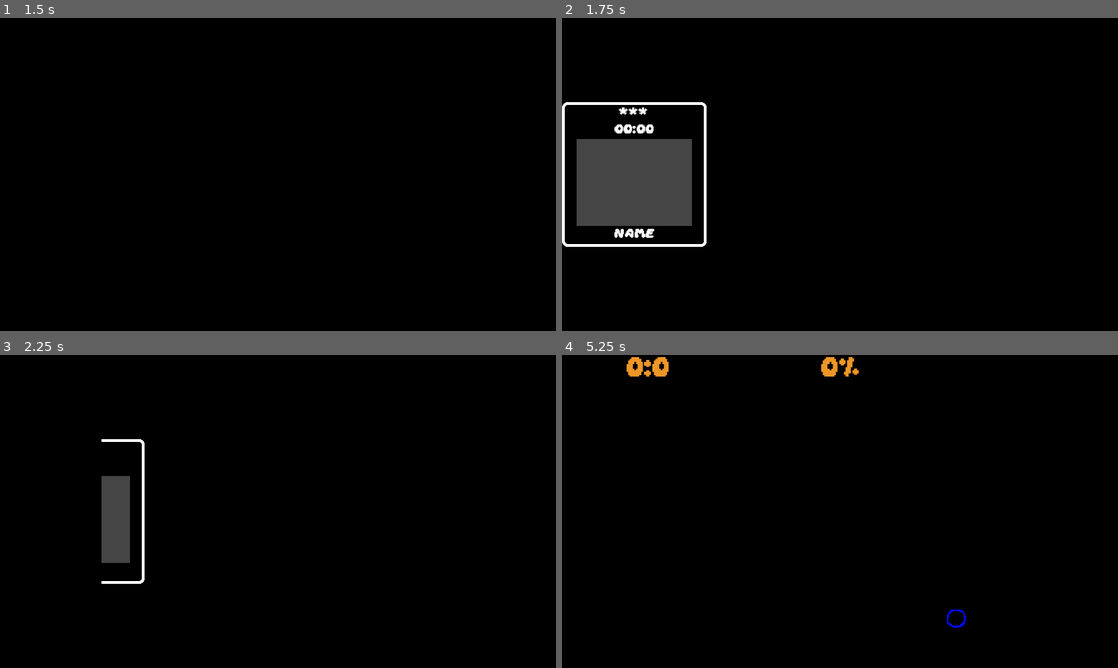
Above: before the commit, frames 1-4 (two rows, left to right).
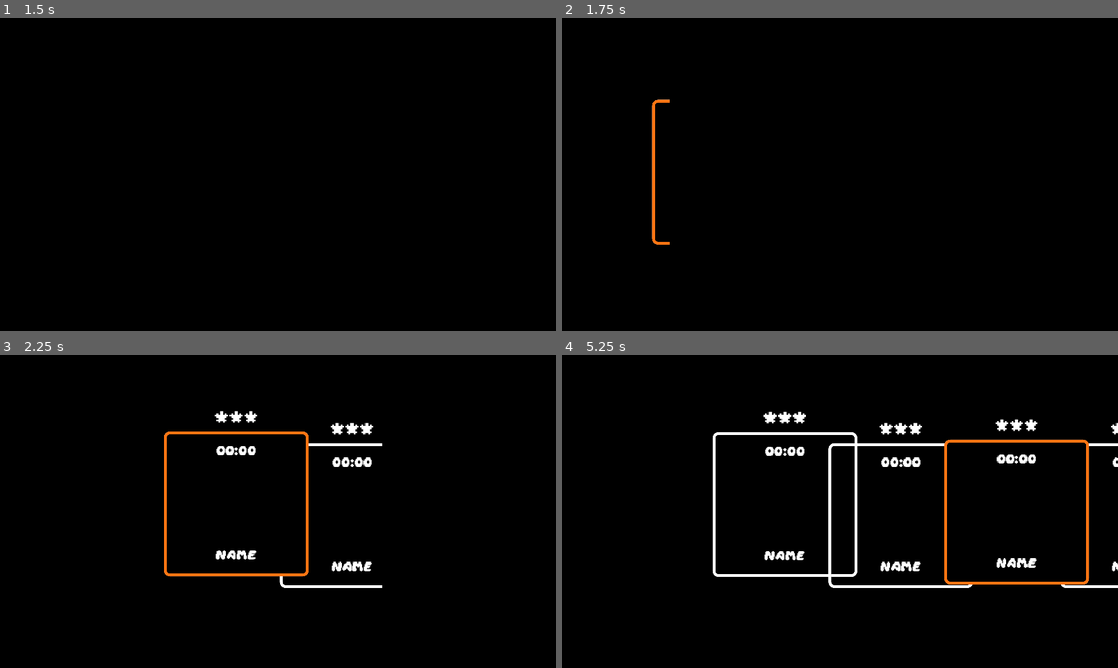
Above: after the commit, the same moments.

Repository: Willeujeans/scrapped-godot-projects
Game: Godot game, scene res://menus/main_menu/main_menu.tscn
Two runs of this game, one before a commit and one after it. Both use one fixed random seed, a clock stepped at 60 frames per second and the inputs below.
Inputs (mouse positions are in pixels of both pictures, inside the frame that each line leads up to):
- Up to frame 1 (1.5 s): click (278, 174) at 0.5 s; move the mouse to (400, 158) at 1.27 s; hold D (right) from 1.28 s (still down); click (400, 158) at 1.35 s
- Up to frame 2 (1.75 s): keep holding D (right)
- Up to frame 3 (2.25 s): release D (right) at 2 s; click (72, 511) at 2.02 s
- Up to frame 4 (5.25 s): move the mouse to (728, 527) at 2.77 s; hold A (left) 2.78-3.53 s; click (728, 527) at 2.85 s; move the mouse to (895, 442) at 3.52 s; hold D (right) 3.53-5.03 s; click (895, 442) at 3.6 s; move the mouse to (812, 574) at 4.27 s; click (812, 574) at 4.35 s; move the mouse to (1006, 558) at 5.02 s; hold A (left) from 5.03 s (still down); click (1006, 558) at 5.1 s

Frame 1 is identical in both runs. In frame 2, 7.2% of the frame differs, in the area x 0-26%, y 26-74%; in frame 3, 4.1%; in frame 4, 5.1%.

Commit message:
add Carousell level selection

Diff:
--- a/squid_game/levels/all_levels/playable_levels/tutorial.tscn
+++ b/squid_game/levels/all_levels/playable_levels/tutorial.tscn
@@ -24,6 +24,9 @@
 
 [node name="TileMap" parent="." index="2"]
 layer_0/tile_data = PackedInt32Array(196597, 65536, 3, 196598, 65536, 3, 196599, 65536, 3, 196601, 65536, 3, 196600, 65 …(5471 unchanged characters)…
+
+[node name="SceneChangeNode" parent="." index="5"]
+transition_speed = 1.0
 
 [node name="A" type="RichTextLabel" parent="." index="8"]
 z_index = 3
--- a/squid_game/levels/parent_level/tiles/advanced_tiles.gd
+++ b/squid_game/levels/parent_level/tiles/advanced_tiles.gd
@@ -71,16 +71,7 @@
 		$"../SceneChangeNode".go_next_scene()
 
 
-var escape_time_bank = 2.5
 func _process(delta):
-	if Input.is_action_pressed("escape"):
-		escape_time_bank -= 1.0 * delta
-		$"../UI/Control/HoldForLevelSelect".visible = true
-		if escape_time_bank <= 0:
-			$"../SceneChangeNode".go_next_scene()
-	if Input.is_action_just_released("escape") and escape_time_bank > 0:
-		escape_time_bank = 5.0
-		$"../UI/Control/HoldForLevelSelect".visible = false
 	if world_timer_active:
 		var current_time = (Time.get_ticks_msec() - start_time) * 0.001
 		var current_time_string = "%.1f" % current_time
--- a/squid_game/levels/parent_level/world_template.tscn
+++ b/squid_game/levels/parent_level/world_template.tscn
@@ -101,6 +101,7 @@
 autoplay = true
 
 [node name="SceneChangeNode" parent="." instance=ExtResource("6_tnd1p")]
+transition_speed = 10.0
 current_parent_scene = NodePath("..")
 
 [node name="TillNextScene" type="Timer" parent="SceneChangeNode"]
--- a/squid_game/levels/parent_level/world_template_script.gd
+++ b/squid_game/levels/parent_level/world_template_script.gd
@@ -1,21 +1,31 @@
 extends Node2D
 
+@export var transition_scene: PackedScene
 @onready var can_restart = true
-@export var transition_scene: PackedScene
+var escape_time_bank = 1.0
 
 
 func _ready():
-	$SceneChangeNode.next_scene = load("res://menus/level_select/level_selection.tscn")
+	$SceneChangeNode.next_scene = load("res://menus/level_select/level_selection_carousell.tscn")
 
 
 func _process(delta):
 	if Input.is_action_just_pressed("reset") and $TimerReset.is_stopped() and can_restart:
 		restart()
+	if Input.is_action_pressed("escape"):
+		escape_time_bank -= 1.0 * delta
+		$UI/Control/HoldForLevelSelect.visible = true
+	if escape_time_bank <= 0:
+			$SceneChangeNode.go_next_scene()
+	if Input.is_action_just_released("escape") and escape_time_bank > 0:
+		escape_time_bank = 5.0
+		$UI/Control/HoldForLevelSelect.visible = false
 
 
 func restart():
 	can_restart = false
 	var transition = transition_scene.instantiate()
+	transition.play_speed = 2.0
 	transition.connect("total_eclipse", func(): finish_restart())
 	get_parent().add_child(transition)
 
--- a/squid_game/menus/level_select/level_container.tscn
+++ b/squid_game/menus/level_select/level_container.tscn
@@ -1,16 +1,32 @@
-[gd_scene load_steps=5 format=3 uid="uid://c77rya46ib0rg"]
+[gd_scene load_steps=6 format=3 uid="uid://c77rya46ib0rg"]
 
 [ext_resource type="Script" path="res://menus/level_select/level_container.gd" id="1_csrqu"]
 [ext_resource type="FontFile" uid="uid://brxcmskbwk081" path="res://menus/daydream_3/Daydream.ttf" id="1_lh7uk"]
 [ext_resource type="StyleBox" uid="uid://c8splfuvu8vq2" path="res://menus/level_select/level_container_button.tres" id="2_4123d"]
 [ext_resource type="PackedScene" uid="uid://cyukkc7p2ok7i" path="res://menus/scene_change_node.tscn" id="3_v8mbk"]
+[ext_resource type="StyleBox" uid="uid://bn8w6ryjwujws" path="res://menus/level_select/level_container_button_focus.tres" id="4_8vcr3"]
 
 [node name="level_container" type="Control"]
-clip_contents = true
 custom_minimum_size = Vector2(500, 500)
 layout_mode = 3
 anchors_preset = 0
+offset_right = 500.0
+offset_bottom = 500.0
+pivot_offset = Vector2(250, 250)
 script = ExtResource("1_csrqu")
+
+[node name="StarCount" type="RichTextLabel" parent="."]
+clip_contents = false
+custom_minimum_size = Vector2(500, 50)
+layout_mode = 2
+offset_top = -71.0
+offset_right = 500.0
+offset_bottom = 21.0
+theme_override_colors/default_color = Color(1, 1, 1, 1)
+theme_override_fonts/normal_font = ExtResource("1_lh7uk")
+theme_override_font_sizes/normal_font_size = 60
+bbcode_enabled = true
+text = "[center]***[/center]"
 
 [node name="HBoxContainer" type="VBoxContainer" parent="."]
 clip_contents = true
@@ -22,15 +38,6 @@
 grow_vertical = 2
 theme_override_constants/separation = 5
 alignment = 1
-
-[node name="StarCount" type="RichTextLabel" parent="HBoxContainer"]
-custom_minimum_size = Vector2(500, 50)
-layout_mode = 2
-theme_override_colors/default_color = Color(1, 1, 1, 1)
-theme_override_fonts/normal_font = ExtResource("1_lh7uk")
-theme_override_font_sizes/normal_font_size = 40
-bbcode_enabled = true
-text = "[center]***[/center]"
 
 [node name="Time" type="RichTextLabel" parent="HBoxContainer"]
 custom_minimum_size = Vector2(500, 50)
@@ -44,14 +51,13 @@
 text = "[center]00:00[/center]"
 
 [node name="ScreenShotPlaceholder" type="ColorRect" parent="HBoxContainer"]
-z_index = -1
 clip_contents = true
 custom_minimum_size = Vector2(400, 300)
 layout_mode = 2
 size_flags_horizontal = 4
 size_flags_vertical = 4
 mouse_filter = 2
-color = Color(0.270588, 0.270588, 0.270588, 1)
+color = Color(0.270588, 0.270588, 0.270588, 0)
 
 [node name="Name" type="RichTextLabel" parent="HBoxContainer"]
 custom_minimum_size = Vector2(500, 50)
@@ -65,6 +71,7 @@
 text = "[center]name[/center]"
 
 [node name="Button" type="Button" parent="."]
+z_index = -1
 layout_mode = 1
 anchors_preset = 15
 anchor_right = 1.0
@@ -74,7 +81,7 @@
 theme_override_styles/normal = ExtResource("2_4123d")
 theme_override_styles/hover = ExtResource("2_4123d")
 theme_override_styles/pressed = ExtResource("2_4123d")
-theme_override_styles/focus = ExtResource("2_4123d")
+theme_override_styles/focus = ExtResource("4_8vcr3")
 clip_text = true
 
 [node name="SceneChangeNode" parent="." instance=ExtResource("3_v8mbk")]
--- /dev/null
+++ b/squid_game/menus/level_select/level_container_button_focus.tres
@@ -0,0 +1,14 @@
+[gd_resource type="StyleBoxFlat" format=3 uid="uid://bn8w6ryjwujws"]
+
+[resource]
+bg_color = Color(0, 0, 0, 1)
+border_width_left = 10
+border_width_top = 10
+border_width_right = 10
+border_width_bottom = 10
+border_color = Color(1, 0.458824, 0.0705882, 1)
+corner_radius_top_left = 20
+corner_radius_top_right = 20
+corner_radius_bottom_right = 20
+corner_radius_bottom_left = 20
+shadow_color = Color(1, 1, 1, 0.6)
--- a/squid_game/menus/level_select/level_selection.gd
+++ /dev/null
@@ -1,11 +0,0 @@
-extends Control
-@export var levels: Array[PackedScene]
-@export var level_container_scene: PackedScene
-
-
-func _ready():
-	for each in levels:
-		var level_container = level_container_scene.instantiate()
-		level_container.set_level(each)
-		level_container.get_node("SceneChangeNode").current_parent_scene = self.get_path()
-		$Carousell.add_child(level_container)
--- a/squid_game/menus/level_select/level_selection.tscn
+++ /dev/null
@@ -1,27 +0,0 @@
-[gd_scene load_steps=4 format=3 uid="uid://bn2nl2mfog3nf"]
-
-[ext_resource type="Script" path="res://menus/level_select/level_selection.gd" id="1_ejgem"]
-[ext_resource type="PackedScene" uid="uid://beos0mhvg5ym6" path="res://levels/parent_level/world_template.tscn" id="2_28jdt"]
-[ext_resource type="PackedScene" uid="uid://c77rya46ib0rg" path="res://menus/level_select/level_container.tscn" id="7_ftl6c"]
-
-[node name="SelectionPage" type="Control"]
-layout_mode = 3
-anchors_preset = 15
-anchor_right = 1.0
-anchor_bottom = 1.0
-grow_horizontal = 2
-grow_vertical = 2
-script = ExtResource("1_ejgem")
-levels = Array[PackedScene]([ExtResource("2_28jdt")])
-level_container_scene = ExtResource("7_ftl6c")
-
-[node name="Carousell" type="HBoxContainer" parent="."]
-layout_mode = 1
-anchors_preset = 14
-anchor_top = 0.5
-anchor_right = 1.0
-anchor_bottom = 0.5
-offset_top = -250.0
-offset_bottom = 250.0
-grow_horizontal = 2
-grow_vertical = 2
--- /dev/null
+++ b/squid_game/menus/level_select/level_selection_carousell.gd
@@ -0,0 +1,43 @@
+extends Control
+@export var levels: Array[PackedScene]
+@export var level_container_scene: PackedScene
+var level_elements = []
+
+
+func _ready():
+	var set_focus = false
+	var current_x = 0
+	var last_button = null
+	for each in levels:
+		var level_container = level_container_scene.instantiate()
+		level_container.set_level(each)
+		level_container.get_node("SceneChangeNode").current_parent_scene = self.get_path()
+		$Carousell.add_child(level_container)
+		level_container.position.x = current_x
+		current_x += 400
+		if not set_focus:
+			level_container.get_node("Button").grab_focus()
+			set_focus = true
+		level_elements.append(level_container)
+
+	for i in range(len(level_elements)):
+		if i - 1 >= 0:
+			level_elements[i].get_node("Button").focus_neighbor_left = level_elements[i - 1].get_node("Button").get_path()
+		if i + 1 < len(level_elements):
+			level_elements[i].get_node("Button").focus_neighbor_right = level_elements[i + 1].get_node("Button").get_path()
+
+var speed = 2.0
+var center_index = 0
+func _process(delta):
+	var center_of_screen = get_viewport().get_visible_rect().size / 2
+	var current_center = null
+	for i in range(len(level_elements)):
+		if level_elements[i].get_node("Button").has_focus():
+			current_center = level_elements[i]
+			center_index = i
+			level_elements[i].z_index = 5
+			level_elements[i].position.y = lerp(level_elements[i].position.y, -50.0, delta * speed)
+		else:
+			level_elements[i].z_index = 0
+			level_elements[i].position.y = lerp(level_elements[i].position.y, 0.0, delta * speed)
+	$Carousell.position.x = lerp($Carousell.position.x, center_of_screen.x - (current_center.position.x + 250), delta * speed)
--- /dev/null
+++ b/squid_game/menus/level_select/level_selection_carousell.tscn
@@ -0,0 +1,22 @@
+[gd_scene load_steps=5 format=3 uid="uid://bn2nl2mfog3nf"]
+
+[ext_resource type="Script" path="res://menus/level_select/level_selection_carousell.gd" id="1_f0fc4"]
+[ext_resource type="PackedScene" uid="uid://beos0mhvg5ym6" path="res://levels/parent_level/world_template.tscn" id="2_w533n"]
+[ext_resource type="PackedScene" uid="uid://c3l43bw5i6lk2" path="res://levels/all_levels/playable_levels/tutorial.tscn" id="3_1rj3e"]
+[ext_resource type="PackedScene" uid="uid://c77rya46ib0rg" path="res://menus/level_select/level_container.tscn" id="3_54qhh"]
+
+[node name="SelectionPage" type="Control"]
+layout_mode = 3
+anchors_preset = 15
+anchor_right = 1.0
+anchor_bottom = 1.0
+grow_horizontal = 2
+grow_vertical = 2
+script = ExtResource("1_f0fc4")
+levels = Array[PackedScene]([ExtResource("2_w533n"), ExtResource("3_1rj3e"), ExtResource("3_1rj3e"), ExtResource("3_1rj3e")])
+level_container_scene = ExtResource("3_54qhh")
+
+[node name="Carousell" type="Control" parent="."]
+anchors_preset = 0
+offset_top = 304.0
+offset_bottom = 304.0
--- a/squid_game/menus/main_menu/main_menu.tscn
+++ b/squid_game/menus/main_menu/main_menu.tscn
@@ -9,7 +9,7 @@
 [ext_resource type="Texture2D" uid="uid://cka2cpgvj7jwp" path="res://menus/main_menu/stars_one.png" id="6_57hwv"]
 [ext_resource type="Texture2D" uid="uid://cfwy45cpt6evx" path="res://menus/main_menu/stars_two.png" id="7_dnmuh"]
 [ext_resource type="AudioStream" uid="uid://nskwytaosy10" path="res://menus/crickets.wav" id="8_jauqe"]
-[ext_resource type="PackedScene" uid="uid://bn2nl2mfog3nf" path="res://menus/level_select/level_selection.tscn" id="9_46qq5"]
+[ext_resource type="PackedScene" uid="uid://bn2nl2mfog3nf" path="res://menus/level_select/level_selection_carousell.tscn" id="9_46qq5"]
 
 [sub_resource type="StyleBoxEmpty" id="StyleBoxEmpty_pfic5"]
 
--- a/squid_game/menus/scene_change_node.gd
+++ b/squid_game/menus/scene_change_node.gd
@@ -1,6 +1,6 @@
 extends Node
 
-
+@export var transition_speed = 1.0
 @export var transition_scene: PackedScene
 @export var next_scene: PackedScene = load("res://menus/main_menu/main_menu.tscn")
 @export var current_parent_scene: NodePath
@@ -9,6 +9,7 @@
 func go_next_scene():
 	print("transition...")
 	var transition = transition_scene.instantiate()
+	transition.play_speed = transition_speed
 	transition.total_eclipse.connect(change_scene)
 	get_tree().root.call_deferred("add_child", transition)
 
--- a/squid_game/menus/transition.gd
+++ b/squid_game/menus/transition.gd
@@ -1,12 +1,17 @@
 extends CanvasLayer
 
 signal total_eclipse
+@export var play_speed = 1.2
+
+
+func _ready():
+	$AnimationPlayer.speed_scale = play_speed
+	print("my speed is: ", $AnimationPlayer.speed_scale)
+
 
 func _on_animation_player_animation_finished(_anim_name):
-	print("removing self")
 	queue_free()
 
 
 func total_eclipse_occured():
-	print("eclipse")
 	total_eclipse.emit()
--- a/squid_game/menus/transition.tscn
+++ b/squid_game/menus/transition.tscn
@@ -31,7 +31,7 @@
 
 [sub_resource type="Animation" id="Animation_vfaou"]
 resource_name = "swipe"
-length = 1.7
+length = 2.0
 tracks/0/type = "value"
 tracks/0/imported = false
 tracks/0/enabled = true
@@ -39,7 +39,7 @@
 tracks/0/interp = 1
 tracks/0/loop_wrap = true
 tracks/0/keys = {
-"times": PackedFloat32Array(0, 0.9, 1.7),
+"times": PackedFloat32Array(0, 0.9, 2),
 "transitions": PackedFloat32Array(1, 1, 1),
 "update": 0,
 "values": [Vector2(1920, 5456), Vector2(2268, 7249), Vector2(1920, 9950)]
@@ -51,7 +51,7 @@
 tracks/1/interp = 1
 tracks/1/loop_wrap = true
 tracks/1/keys = {
-"times": PackedFloat32Array(0, 0.9, 1.7),
+"times": PackedFloat32Array(0, 0.9, 2),
 "transitions": PackedFloat32Array(1, 1, 1),
 "update": 0,
 "values": [Vector2(-1920, -2216), Vector2(-167, -3247), Vector2(1920, -3971)]
